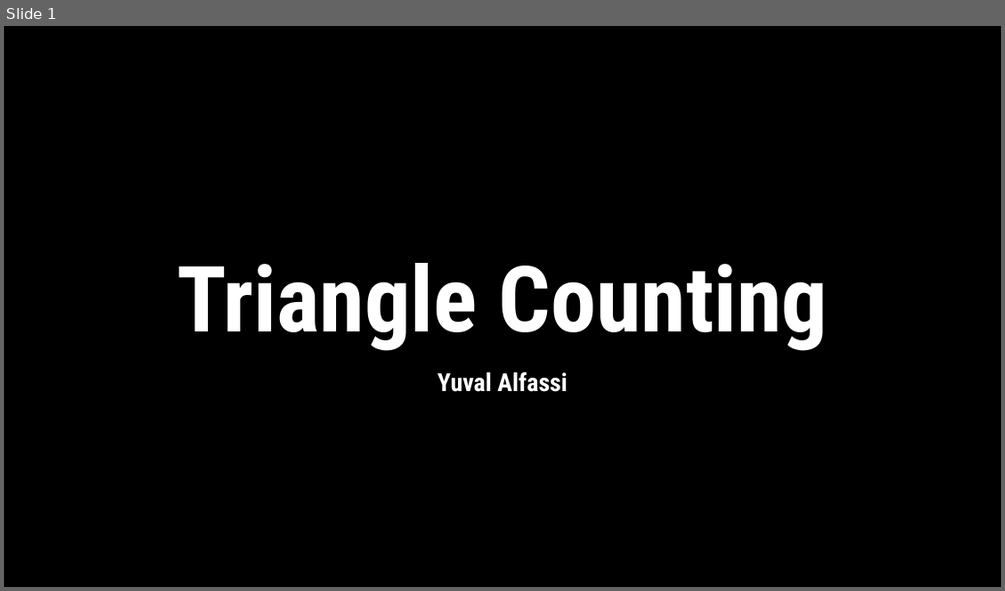
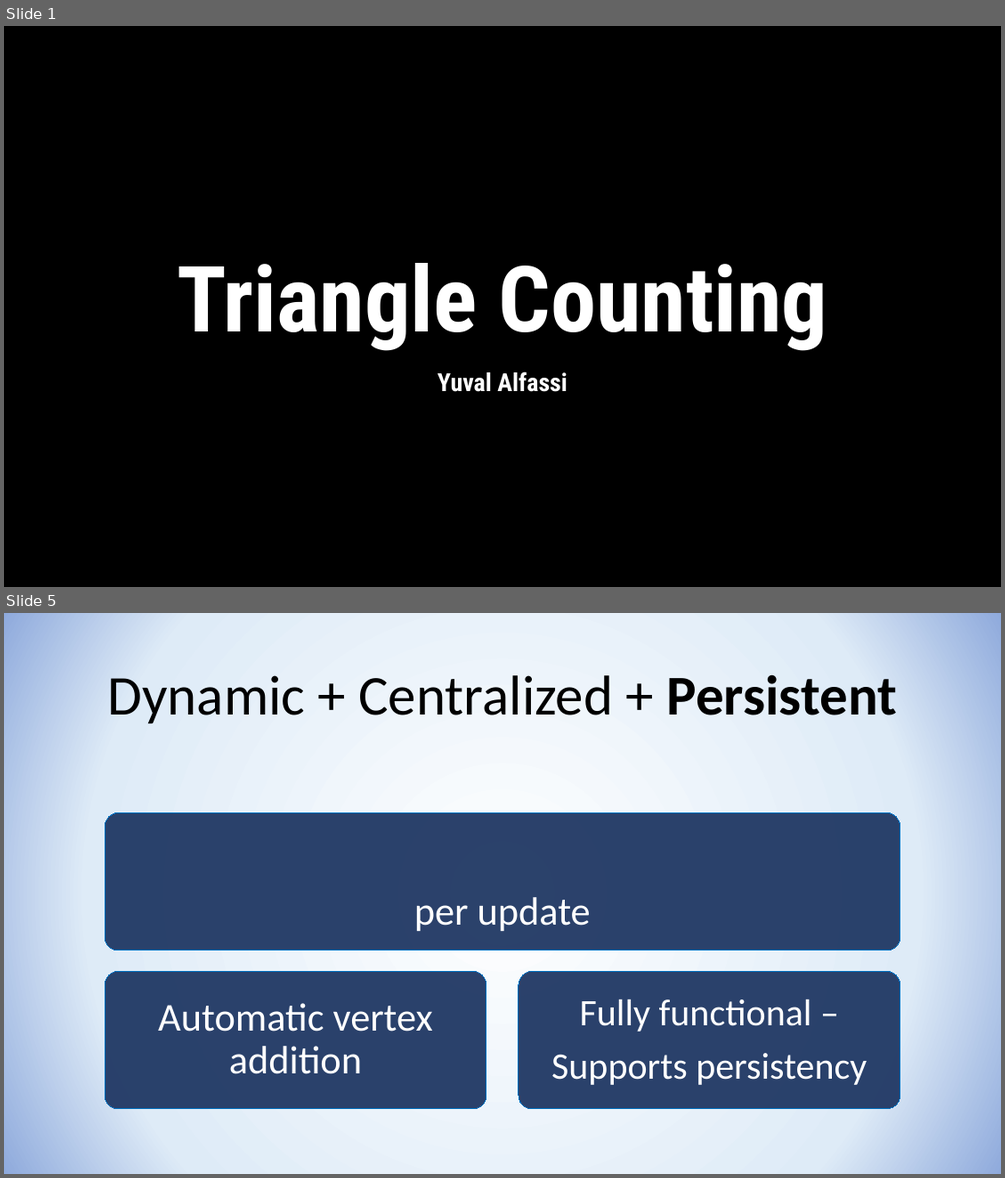
Before and after one commit to YuvalAlf/Triangles-Counting, a slide deck: Triangle Counting Results.pptx. Shown one above the other, each under a label of ours: slide 1 before the commit, slides 1 and 5 after it; the slides between them are not shown. The pictures are 1005x591 and 1005x1178 pixels, drawn with LibreOffice and Linux fonts; fonts in the diff are those of the drawing; background and template pictures are left out. Boxes give left, top, right and bottom in pixels: in the first picture for what was removed or moved away, otherwise in the second. Text is boxed around its words. In the diff, an @@ line names an element or a change of style, - is before the commit and + after.

```diff
--- a/Triangle Counting Results.pptx
+++ b/Triangle Counting Results.pptx
@@ slide 5 added at (x1=4, y1=613, x2=1001, y2=1174), background gradient #FFFFFF to #DEEBF7 to #8FAADC @@
@@ title added at (x1=108, y1=674, x2=898, y2=723), 54 pt, text #000000 @@
+Dynamic + Centralized + Persistent
@@ group added at (x1=105, y1=812, x2=900, y2=1109): 3 rounded rectangles, 3 texts @@
+per update
+Automatic vertex addition
+Fully functional –
+Supports persistency
```
Also in this commit, not shown: 4 slides changed, 12 other slides added, 2 slides removed, 1 other file.
